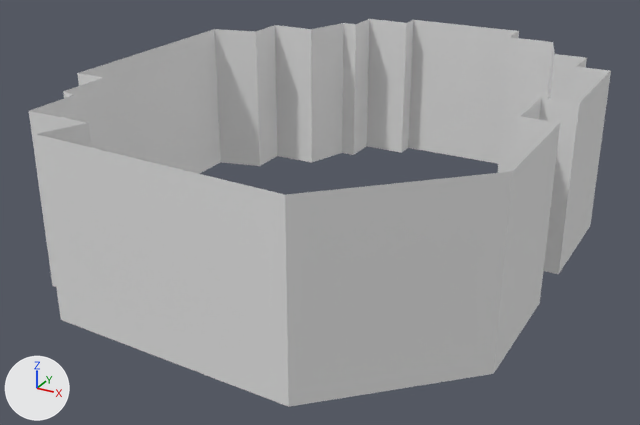
The OBJ model osmunity/osm-unity/Assets/Way_20.obj as it was, and as the next commit left it.
Rendered twice from a camera (50 mm lens) standing at (26.7, -47.7, 23.3) and looking at (3.2, -5.1, 2.0). Arrows for +X, +Y and +Z are at lower left; the lights stay in place. Where no turn or scale is listed for an object, it has been applied to the vertices. Vertices at the same position are counted once.

The first picture shows 'Way_20'.
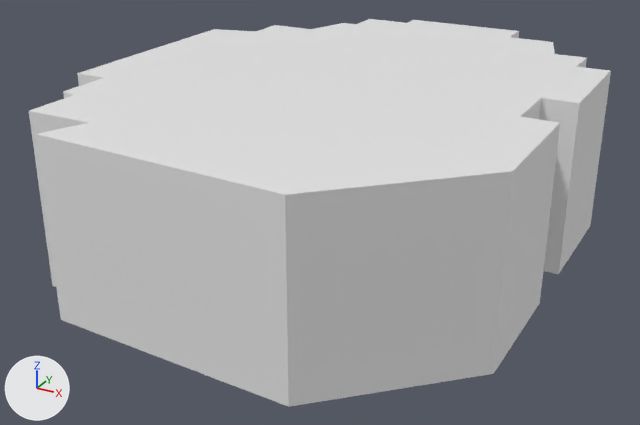
Where the change shows, as pixel boxes (x1, y1, x2, y2) in the pictures (640 x 425 px):
part 1 of me_way_20, added: after (30, 19, 610, 195)

The edits, one by one:
me_way_20 is used by ob_way_20; location (0.0, 0.0, 0.0).
me_way_20 had 58 vertices, 58 faces and spanned x -10.0..17.0, y -20.2..13.3, z 0.0..10.0.
me_way_20 now has 120 vertices, 174 faces and spans x -10.0..17.0, y -20.2..13.3, z 0.0..10.0.
Part 1, on me_way_20:
57 vertices are added at x -10.0..17.0, y -19.9..13.3, z 10.0.
5 new vertices lie (1.0, 0.0, 0.0) away from vertices in x -10.0..15.0, y -10.2..7.8, z 10.0.
116 new faces join them.
